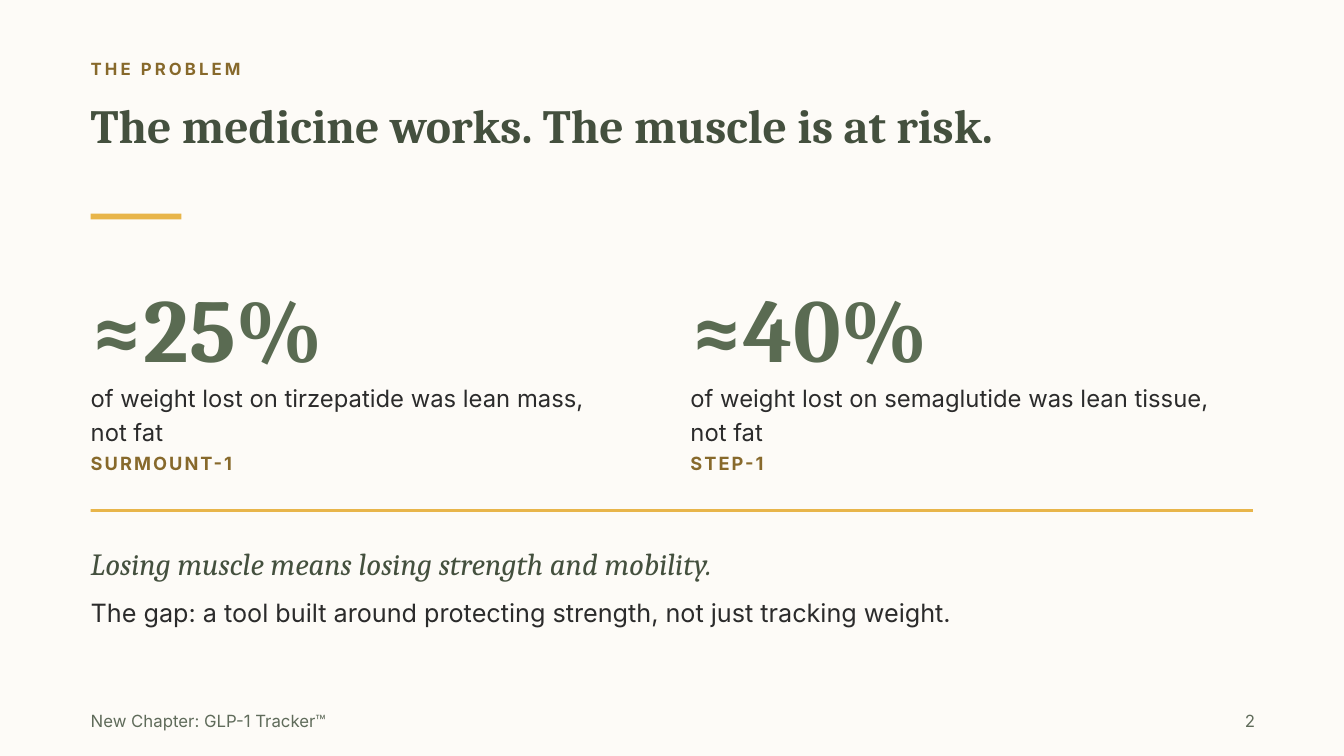
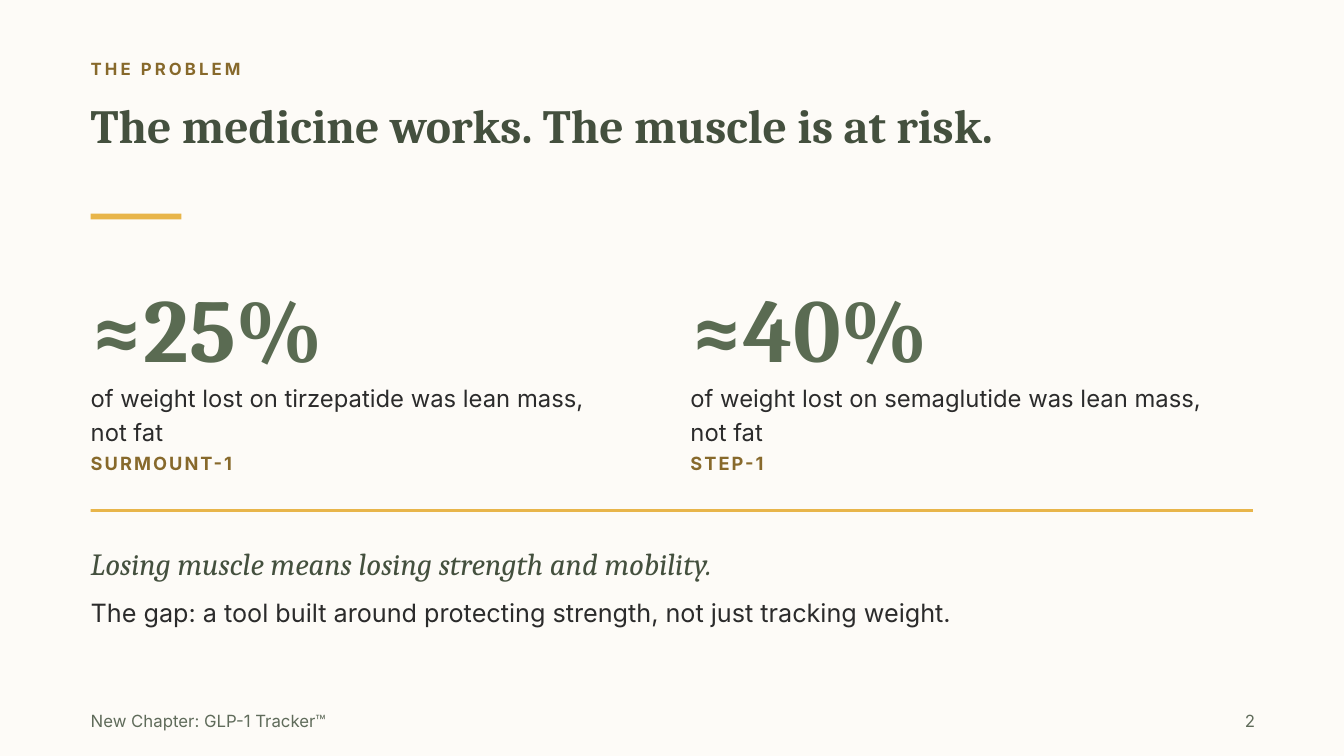
Before and after one commit to Millrjess/millrjess.github.io, a slide deck: slide 2 of assets/presentations/New_Chapter_Executive.pptx. Drawn at 1344x756 pixels with LibreOffice and Linux fonts; fonts in the diff are those of the drawing. Boxes give left, top, right and bottom in pixels: in the first picture for what was removed or moved away, otherwise in the second. Text is boxed around its words. In the diff, an @@ line names an element or a change of style, - is before the commit and + after.

```diff
--- a/assets/presentations/New_Chapter_Executive.pptx
+++ b/assets/presentations/New_Chapter_Executive.pptx
@@ text at bbox=[690, 389, 1201, 442]: text changed @@
-of weight lost on semaglutide was lean tissue, not fat
+of weight lost on semaglutide was lean mass, not fat
```
Also in this commit, not shown: 7 other slides changed.
